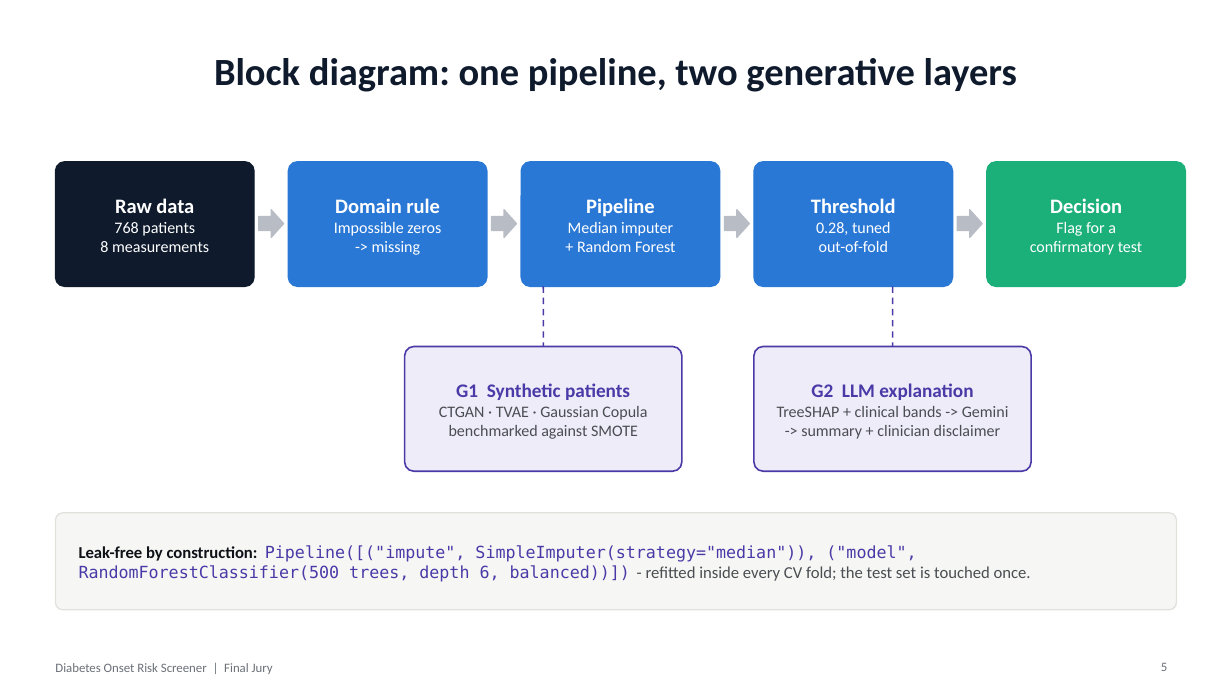
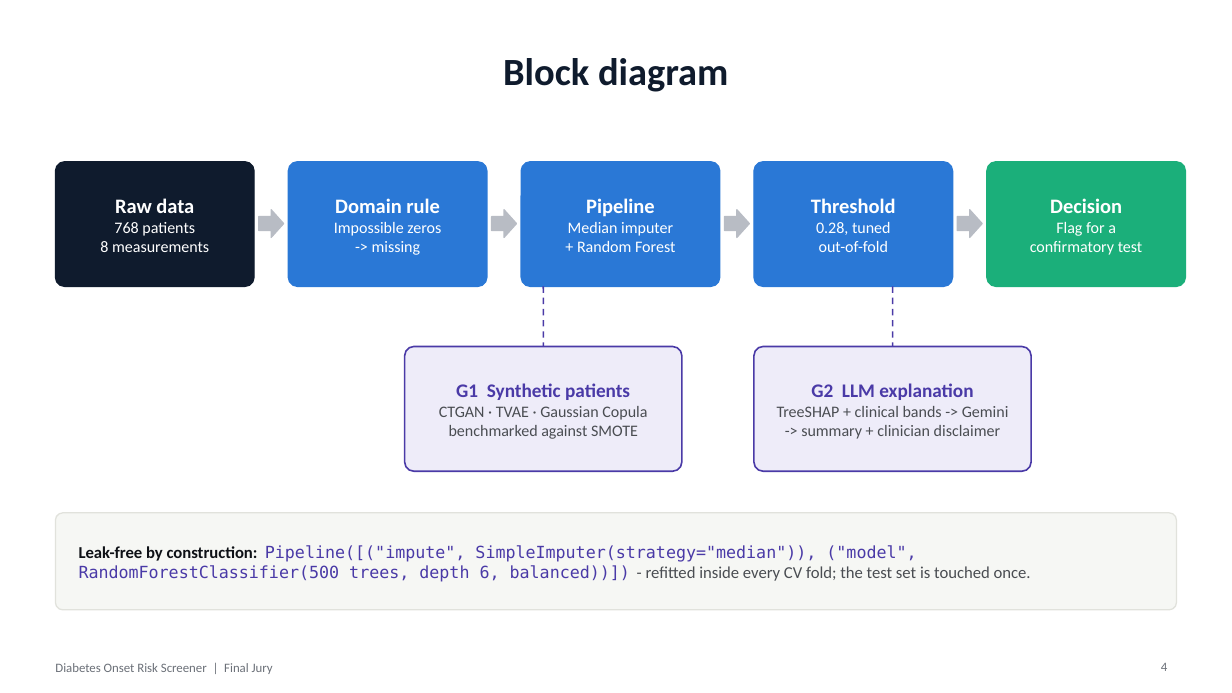
Before and after one commit to prem-maradiya/GenAI-Diabetes-Onset-Prediction, a slide deck: slide 4 of reports/Diabetes_Onset_Prediction_Final_Jury_Deck.pptx (slide 5 before the commit). Drawn at 1232x693 pixels with LibreOffice and Linux fonts; fonts in the diff are those of the drawing. Boxes give left, top, right and bottom in pixels: in the first picture for what was removed or moved away, otherwise in the second. Text is boxed around its words. In the diff, an @@ line names an element or a change of style, - is before the commit and + after.

```diff
--- a/reports/Diabetes_Onset_Prediction_Final_Jury_Deck.pptx
+++ b/reports/Diabetes_Onset_Prediction_Final_Jury_Deck.pptx
@@ title at [503, 58, 728, 92]: text changed @@
-Block diagram: one pipeline, two generative layers
+Block diagram
@@ page number at [1161, 663, 1167, 671]: text changed @@
-5
+4
```
Also in this commit, not shown: 5 other slides changed, 2 slides added, 12 slides removed, 1 other file.
